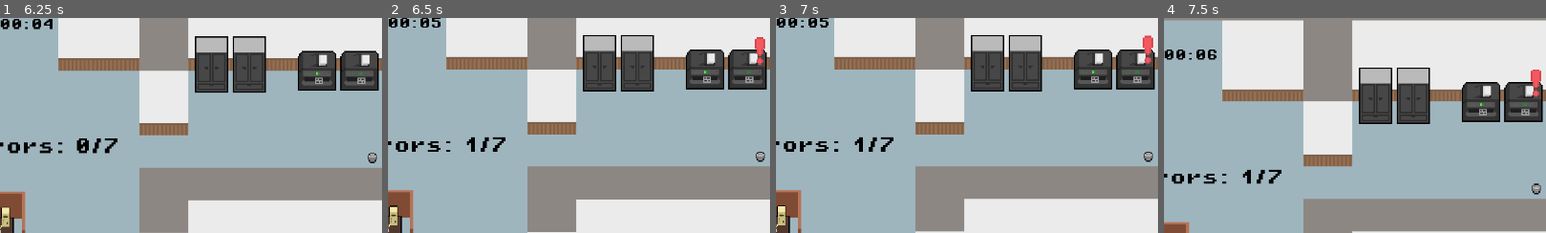
Above: before the commit, frames 1-4 (left to right).
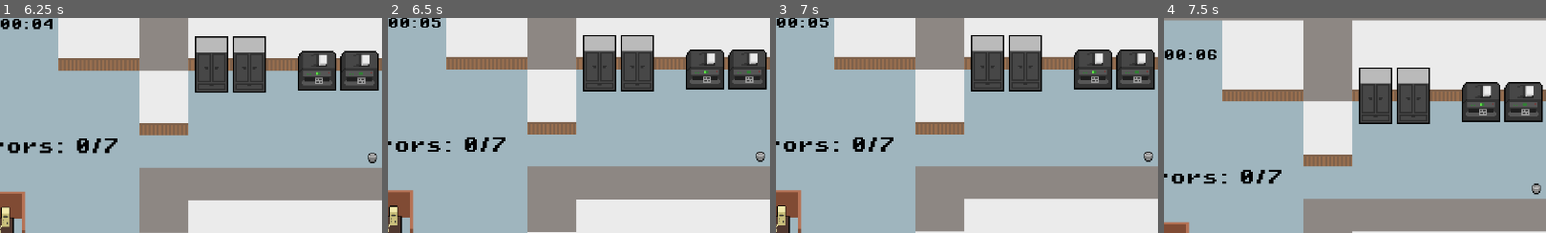
Above: after the commit, the same moments.

Repository: Lenni707/gamejam
Game: Godot game, scene res://Scenes/title_screen.tscn
The game is run twice, just before and just after one commit, with the same random seed, the same clock (stepped at 60 frames per second) and the same inputs.
Inputs (mouse positions are % of the whole screen's width and height, from its top left):
- Up to frame 1 (6.25 s): click (51, 46) at 0.5 s; tap Space at 1.25 s; move the mouse to (72, 45) at 1.27 s; hold D (right) 1.28-2 s; hold Enter (ui_accept) 1.28-2 s; click (72, 45) at 1.42 s; drag from (30, 55) to (8, 71) at 2.02 s; tap Enter (ui_accept) at 2.75, 4.25, 5.75 s; move the mouse to (60, 28) at 2.77 s; hold D (right) 2.78-3.5 s; hold Enter (ui_accept) 2.78-3.5 s; drag from (45, 70) to (16, 71) at 3.52 s; move the mouse to (80, 65) at 4.27 s; hold A (left) 4.28-5 s; hold Enter (ui_accept) 4.28-5 s; drag from (20, 35) to (50, 71) at 5.02 s; move the mouse to (55, 50) at 5.77 s; hold S (down) from 5.78 s (still down); hold Enter (ui_accept) from 5.78 s (still down); click (55, 50) at 5.92 s
- Up to frame 2 (6.5 s): keep holding S (down); keep holding Enter (ui_accept)
- Up to frame 3 (7 s): release S (down) at 6.5 s; release Enter (ui_accept) at 6.5 s; drag from (35, 25) to (96, 74) at 6.52 s
- Up to frame 4 (7.5 s): tap Enter (ui_accept) at 7.25 s; move the mouse to (72, 45) at 7.27 s; hold Up (ui_up) from 7.28 s (still down); hold Enter (ui_accept) from 7.28 s (still down)
The pictures show only the part of the screen within x 50-100%, y 10-60%; the shares and areas given below are measured in that part.

Frame 1 is identical in both runs. In frame 2, 0.4% of the frame differs, in the area x 20-99%, y 8-63%; in frame 3, 0.4%; in frame 4, 0.4%.

Commit message:
nothing broke hopefully

Diff:
--- a/scripts/death_screen.gd
+++ b/scripts/death_screen.gd
@@ -1,5 +1,10 @@
 extends Control
 
+
+
+@onready var final_time: Label = $Label3
+
 func _process(delta: float) -> void:
+	final_time.text = stopclock.text
 	if Input.is_action_just_pressed("ui_accept"):
 		get_tree().change_scene_to_file("res://Scenes/title_screen.tscn")
--- a/scripts/game.gd
+++ b/scripts/game.gd
@@ -1,6 +1,7 @@
 extends Node2D
 
 @onready var counter: Label = $Counter
+
 
 #Alarm control
 var alarms = {}
@@ -30,6 +31,8 @@
 
 func _process(delta: float) -> void:
 	counter.text = "Active errors: " + str(get_ative_alarms().size()) + "/7"
+	if get_ative_alarms().size() > 7:
+		get_tree().change_scene_to_file("res://Scenes/death_screen.tscn")
 
 func trigger_problem(name):
 	if name in alarms:
@@ -72,7 +75,7 @@
 
 	var  p = min(base_prob + grow_rate * elapsed_time, max_prob)
 	print(p)
-	if randf() > p:
+	if randf() < p:
 		trigger_random_alarm_if_free()
 
 # Escape menu
@@ -101,3 +104,7 @@
 	#paused = false
 	## Spiel startet
 	#get_tree().paused = false
+
+
+func _on_time(time: String) -> void:
+	pass # Replace with function body.
